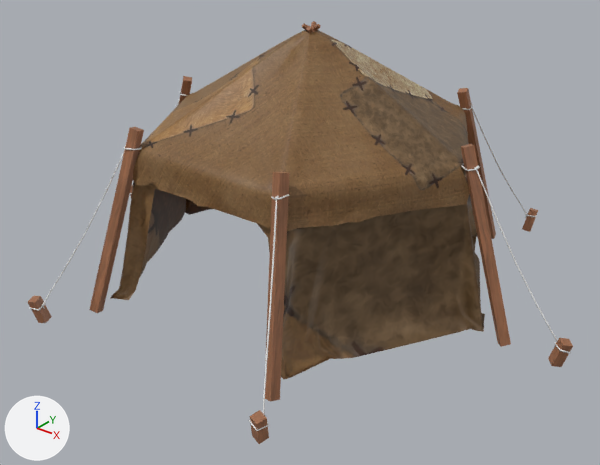
An edit to the FBX model Assets/_Root/Models/EvilYurt/EvilYurt.fbx, drawn before and after from the same camera.
The view is the same before and after, from a 50 mm camera at (7.28, -9.36, 6.3) aimed at (0.19, -0.5, 0.8). Every picture has the same lights, and +X, +Y and +Z are marked at lower left. The older version comes first. Where no turn or scale is listed for an object, it has been applied to the vertices.

Names of what the first picture shows: 'YurtRoof', 'YurtRope', 'YurtSides', 'YurtSupports'.
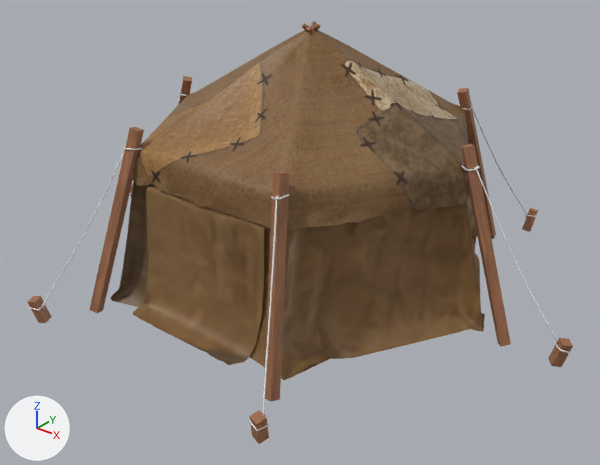
The newer file is also rescaled (x1.219) as a whole; pictures and numbers use the older file's frame.

Where the change shows, as pixel boxes [x1, y1, x2, y2] in the pictures (600 x 465 px):
'YurtSides', surface changed, reshaped
    before: [110, 150, 485, 379]
    after: [111, 150, 485, 380]
'YurtDoor', added (brown)
    after: [132, 187, 265, 365]
part 1 of me_cylinder_002, surface changed
    both: [136, 37, 470, 231]
part 2 of me_cylinder_003, built on
    before: [110, 184, 290, 379]
    after: [111, 184, 290, 380]
part 3 of me_cylinder_003, surface changed
    both: [111, 150, 484, 379]

Diff of the bpy script that builds the scene:
```diff
--- a/Assets/_Root/Models/EvilYurt/EvilYurt.fbx.py
+++ b/Assets/_Root/Models/EvilYurt/EvilYurt.fbx.py
@@ mat_tentwalls @@
 n2 = _N.new('ShaderNodeTexImage'); n2.name = 'Image Texture'
 n2.image = img_tentwall_basecolor_png
+n3 = _N.new('ShaderNodeUVMap'); n3.name = 'UV Map'
+n4 = _N.new('ShaderNodeMapping'); n4.name = 'Mapping'
+n4.vector_type = 'TEXTURE'
+n4.inputs[3].default_value = (3.0, 3.0, 3.0)  # 'Scale'
 _L.new(n2.outputs[0], n0.inputs[0])  # 'Color' to 'Base Color'
 _L.new(n0.outputs[0], n1.inputs[0])  # 'BSDF' to 'Surface'
+_L.new(n3.outputs[0], n4.inputs[0])  # 'UV' to 'Vector'
+_L.new(n4.outputs[0], n2.inputs[0])  # 'Vector' to 'Vector'
@@ me_cylinder_002 @@
 me_cylinder_002.from_pydata(...)  # 634 vertices, 1107 faces; spans x -2.74..2.76, y -2.39..2.42, z 1.82..3.73
+# me_cylinder_002 part 1: texture (UV) coordinates of 1107 of 1107 faces, centred in x -2.69..2.7, y -2.36..2.39, z 1.85..3.73, changed; they spanned u 0.0..0.92, v 0.0..1.0 and now span u 0.11..0.95, v 0.05..0.96
 me_cylinder_002.materials.append(mat_tentroof)
@@ me_cylinder_003 @@
 # verts and faces of me_cylinder_003; kept vertices keep their numbers, new ones are numbered from 785
-me_cylinder_003.from_pydata(...)  # 785 vertices, 1489 faces; spans x -3.14..3.13, y -2.77..2.71, z 0.0..2.32
+me_cylinder_003.from_pydata(...)  # 784 vertices, 1487 faces; spans x -3.14..3.13, y -2.77..2.71, z 0.0..2.32
+# me_cylinder_003 part 2
+delete_vertices([656])  # with the faces that use them
+verts[19] = (0.99, -2.52, 0.11)  # moved
+verts[35] = (-0.96, -2.29, 1.0)  # moved
+verts[56] = (-1.03, -2.49, 0.16)  # moved
+verts[73] = (1.59, -2.66, 0.01)  # moved
+verts[595] = (1.7, -2.71, 0.01)  # moved, pixel (284, 380)
+verts[129] = (-1.61, -2.76, 0.02)  # moved, pixel (110, 298)
+verts[344] = (-1.54, -2.72, 0.04)  # moved, pixel (115, 298)
+verts[186] = (0.92, -2.27, 1.68)  # moved
+verts[204] = (-0.86, -2.26, 1.79)  # moved
+verts[272] = (-1.04, -2.62, 0.01)  # moved
+verts[297] = (0.97, -2.37, 0.5)  # moved
+verts[377] = (0.95, -2.3, 0.93)  # moved
+verts[400] = (-1.01, -2.4, 0.4)  # moved
+verts[468] = (-1.53, -2.77, 0.02)  # moved, pixel (112, 301)
+verts[476] = (0.99, -2.58, 0.0)  # moved, pixel (248, 356)
+verts[598] = (0.86, -2.25, 1.83)  # moved
+verts[652] = (0.98, -2.44, 0.27)  # moved
+verts[732] = (-0.98, -2.32, 0.77)  # moved
+# me_cylinder_003 part 3: 1480 kept faces spanning x -3.14..3.13, y -2.77..2.71, z 0.0..2.32 get new texture (UV) coordinates
 me_cylinder_003.materials.append(mat_tentwalls)
@@ ob_yurtdoor @@
+ob_yurtdoor = bpy.data.objects.new('YurtDoor', me_yurtdoor1)  # 375 vertices, 662 faces; spans x -1.08..1.08, y -2.9..-2.25, z 0.01..1.88
+ob_yurtdoor.location = (0.0, 0.0, 0.0)
```
